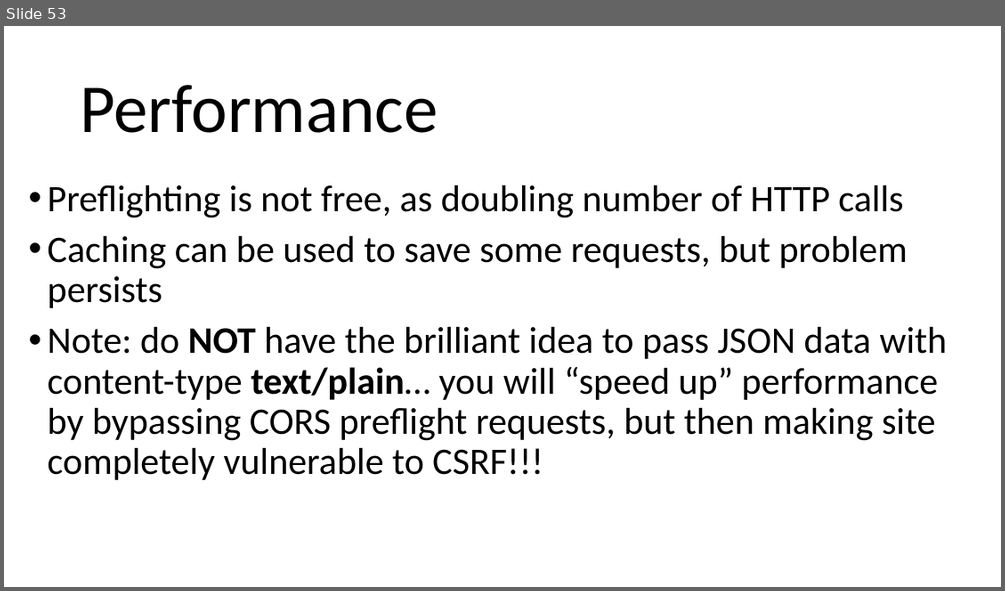
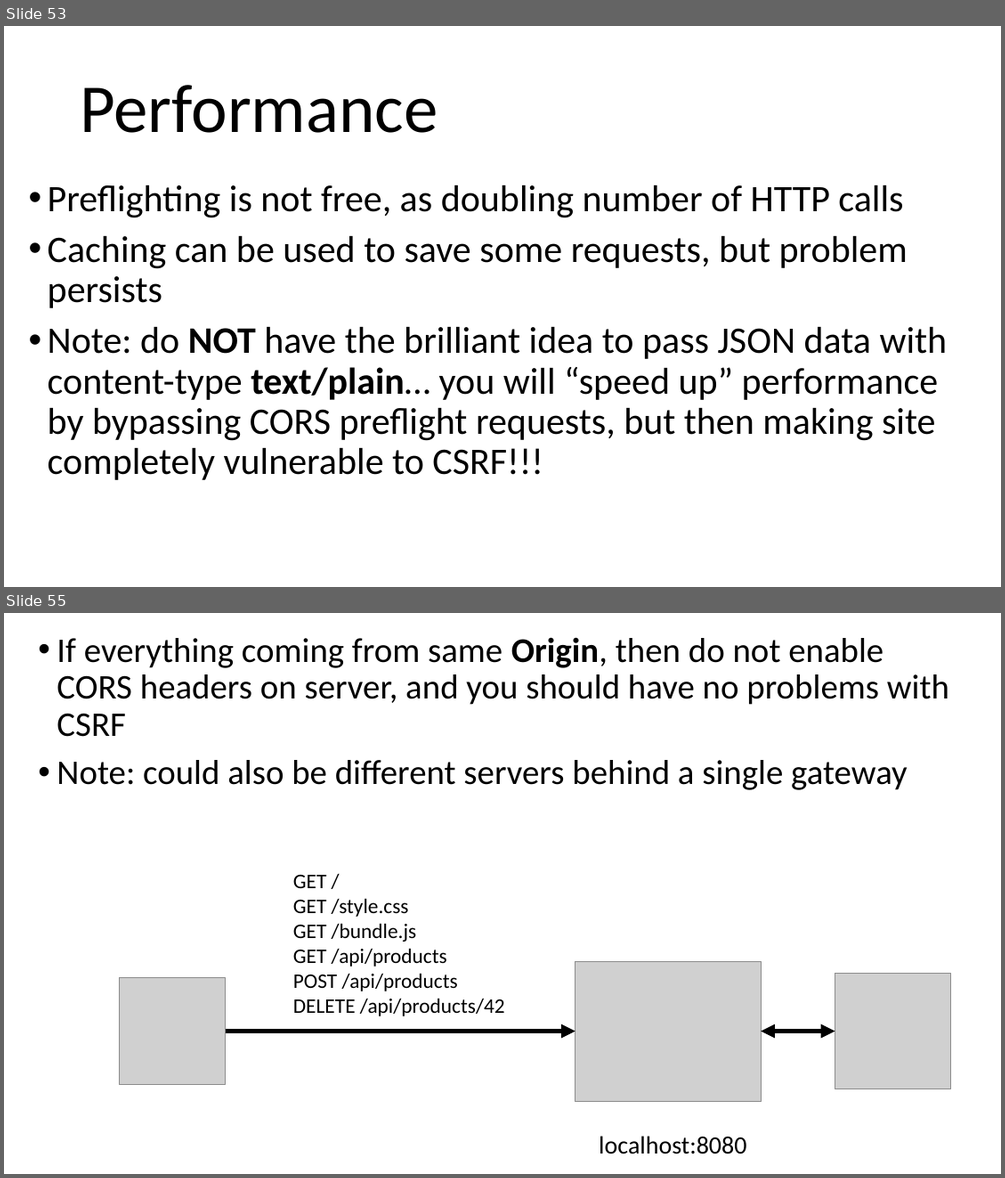
Before and after one commit to arcuri82/web_development_and_api_design, a slide deck: docs/slides/lesson_08.pptx. Shown one above the other, each under a label of ours: slide 53 before the commit, slides 53 and 55 after it; the slides between them are not shown. The pictures are 1005x591 and 1005x1178 pixels, drawn with LibreOffice and Linux fonts; fonts in the diff are those of the drawing; grey boxes stand for pictures. Boxes give left, top, right and bottom in pixels: in the first picture for what was removed or moved away, otherwise in the second. Text is boxed around its words. In the diff, an @@ line names an element or a change of style, - is before the commit and + after.

```diff
--- a/docs/slides/lesson_08.pptx
+++ b/docs/slides/lesson_08.pptx
@@ slide 55 added at <box>4,613,1001,1174</box>, background #FFFFFF @@
@@ text added at <box>57,637,949,790</box>, 33.3 pt, text #000000 @@
+• If everything coming from same Origin, then do not enable CORS headers on server, and you should have no problems with CSRF
+• Note: could also be different servers behind a single gateway
@@ text added at <box>293,875,505,1016</box>, 20 pt, text #000000 @@
+GET /
+GET /style.css
+GET /bundle.js
+GET /api/products
+POST /api/products
+DELETE /api/products/42
@@ picture added at <box>119,978,226,1084</box> @@
@@ picture added at <box>575,962,760,1102</box> @@
@@ picture added at <box>834,973,951,1088</box> @@
@@ arrow added from (226, 1031) to (575, 1031), #000000 4.5 pt @@
@@ double arrow added from (760, 1031) to (834, 1031), #000000 4.5 pt @@
@@ text added at <box>599,1135,746,1154</box>, 24 pt, text #000000 @@
+localhost:8080
```
Also in this commit, not shown: 3 slides changed, 10 other slides added, 4 slides removed, 1 other file.
